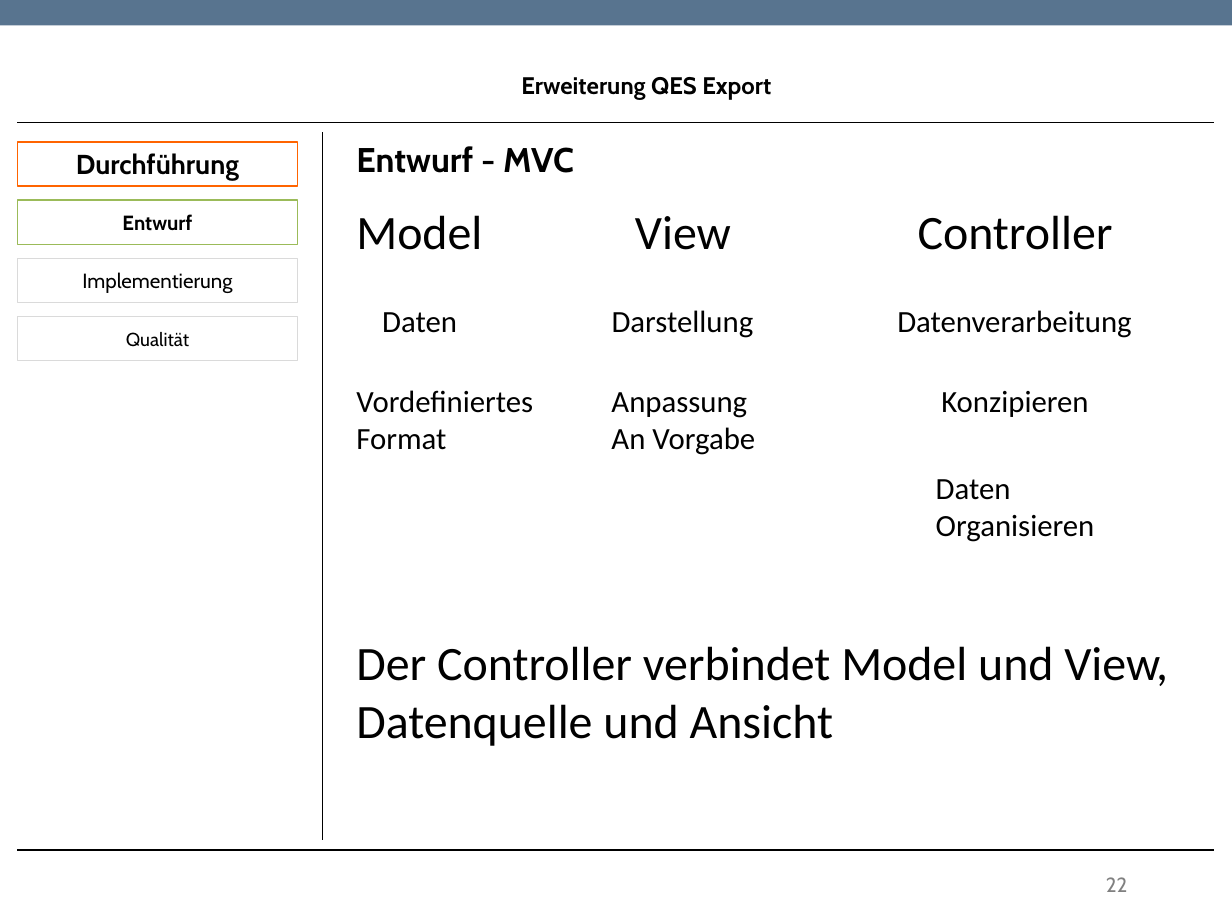
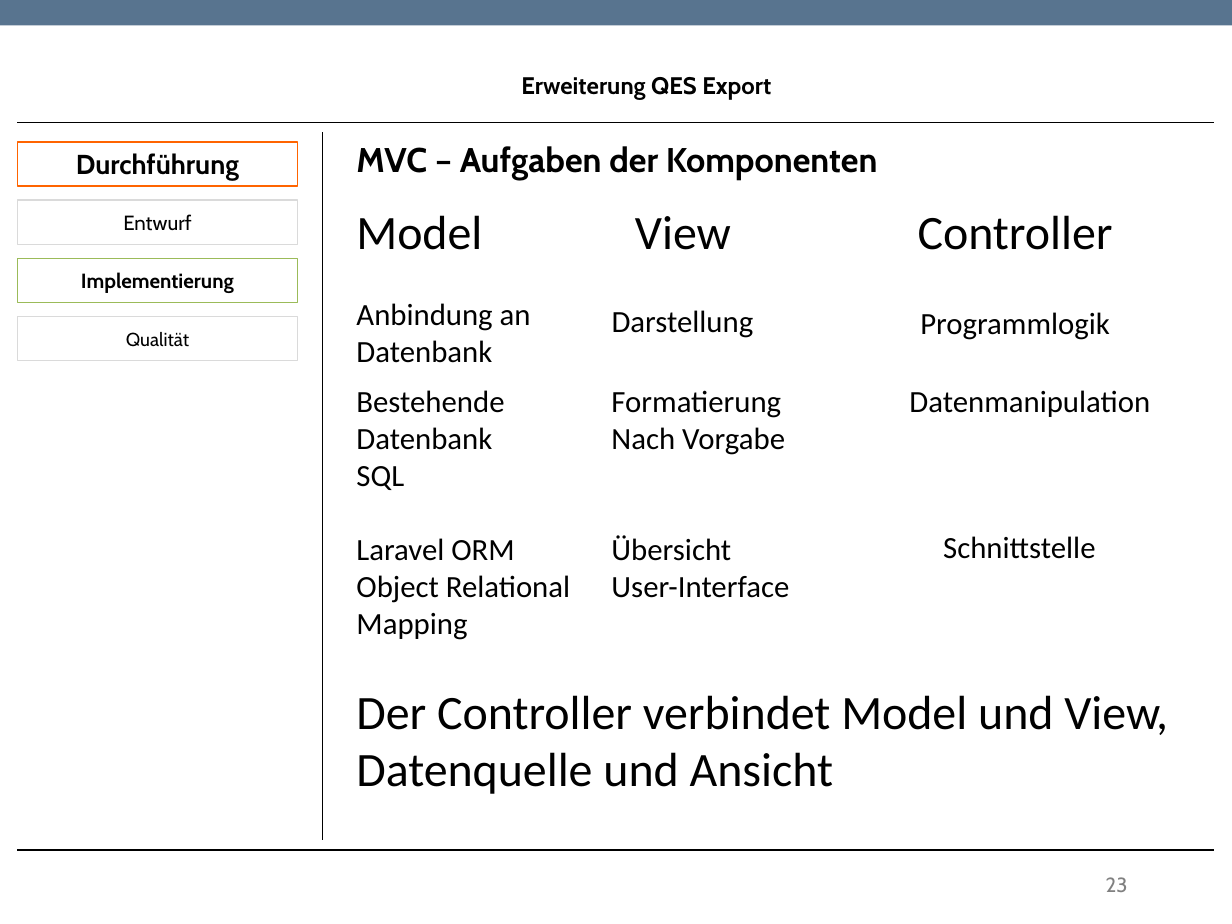
Before and after one commit to TwoHorus/dbExelExportLaravel, a slide deck: slide 23 of DOC/Fachgespraech.pptx (slide 22 before the commit). Drawn at 1232x924 pixels with LibreOffice and Linux fonts; fonts in the diff are those of the drawing; background and template pictures are left out. Boxes give left, top, right and bottom in pixels: in the first picture for what was removed or moved away, otherwise in the second. Text is boxed around its words. In the diff, an @@ line names an element or a change of style, - is before the commit and + after.

```diff
--- a/DOC/Fachgespraech.pptx
+++ b/DOC/Fachgespraech.pptx
@@ text at box(356, 146, 878, 180): text changed @@
-Entwurf - MVC
+MVC – Aufgaben der Komponenten
@@ rectangle "Entwurf" at box(17, 200, 298, 244): bold off; outline #9BBB59 0.85 pt to #DADADA 0.85 pt @@
@@ rectangle "Implementierung" at box(17, 259, 298, 303): bold on; outline #DADADA 0.85 pt to #9BBB59 0.85 pt @@
@@ text at box(356, 303, 531, 363): text changed @@
-Daten
+Anbindung an
+Datenbank
@@ text at box(920, 312, 1110, 340): text changed @@
-Datenverarbeitung
+Programmlogik
@@ text at box(356, 390, 570, 640): text changed @@
-Vordefiniertes
-Format
+Bestehende
+Datenbank
+SQL
+Laravel ORM
+Object Relational
+Mapping
@@ text at box(611, 390, 789, 598): text changed @@
-Anpassung
-An Vorgabe
+Formatierung
+Nach Vorgabe
+Übersicht
+User-Interface
@@ text at box(909, 390, 1150, 417): text changed @@
-Konzipieren
+Datenmanipulation
@@ text at box(943, 536, 1095, 559): text changed @@
-Daten
-Organisieren
+Schnittstelle
@@ text "Der Controller verbindet Model und ...": place and size @@
-text "Der Controller verbindet Model und ..." at box(356, 646, 1168, 746)
+text "Der Controller verbindet Model und ..." at box(356, 695, 1168, 794)
@@ page number at box(1106, 877, 1128, 892): text changed @@
-22
+23
```
Also in this commit, not shown: 2 other slides changed, 1 slide removed.
